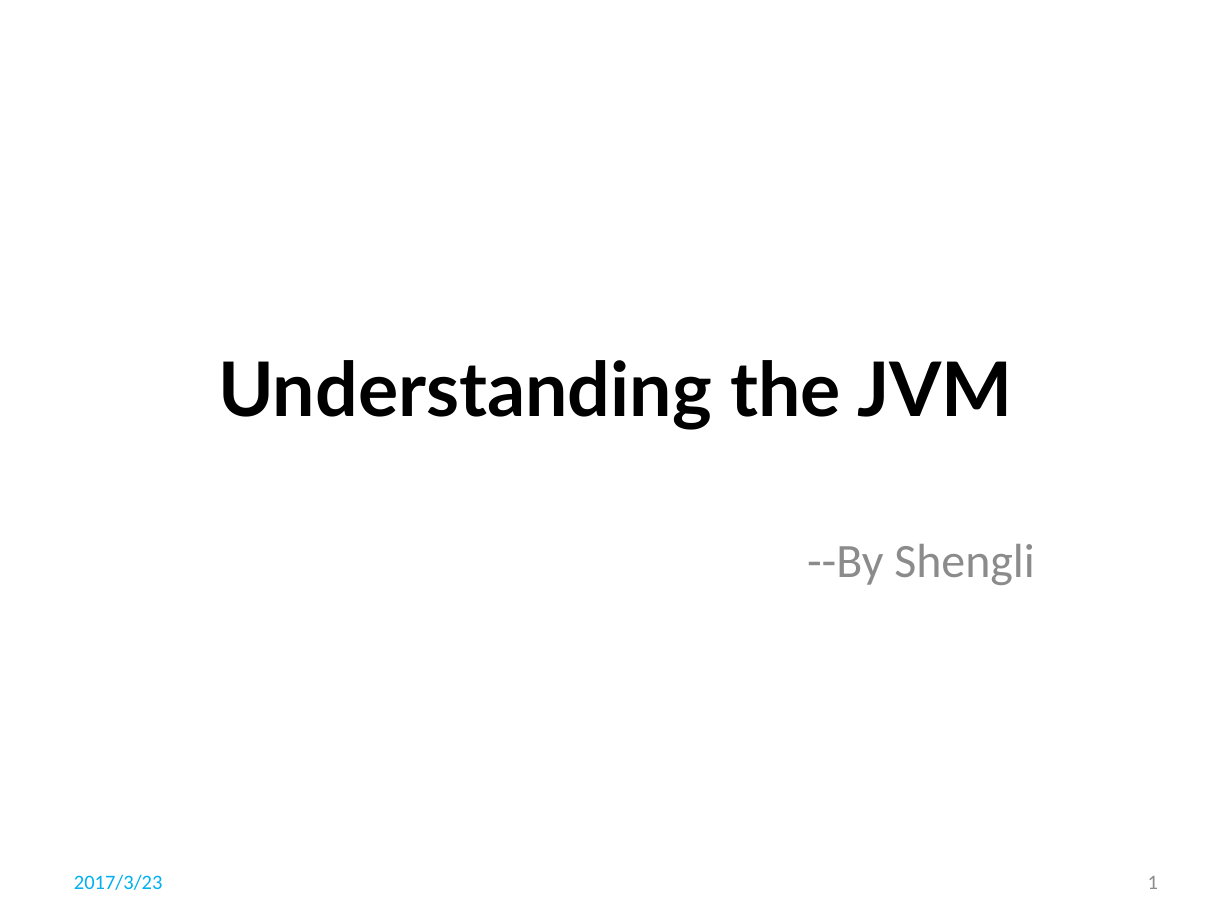
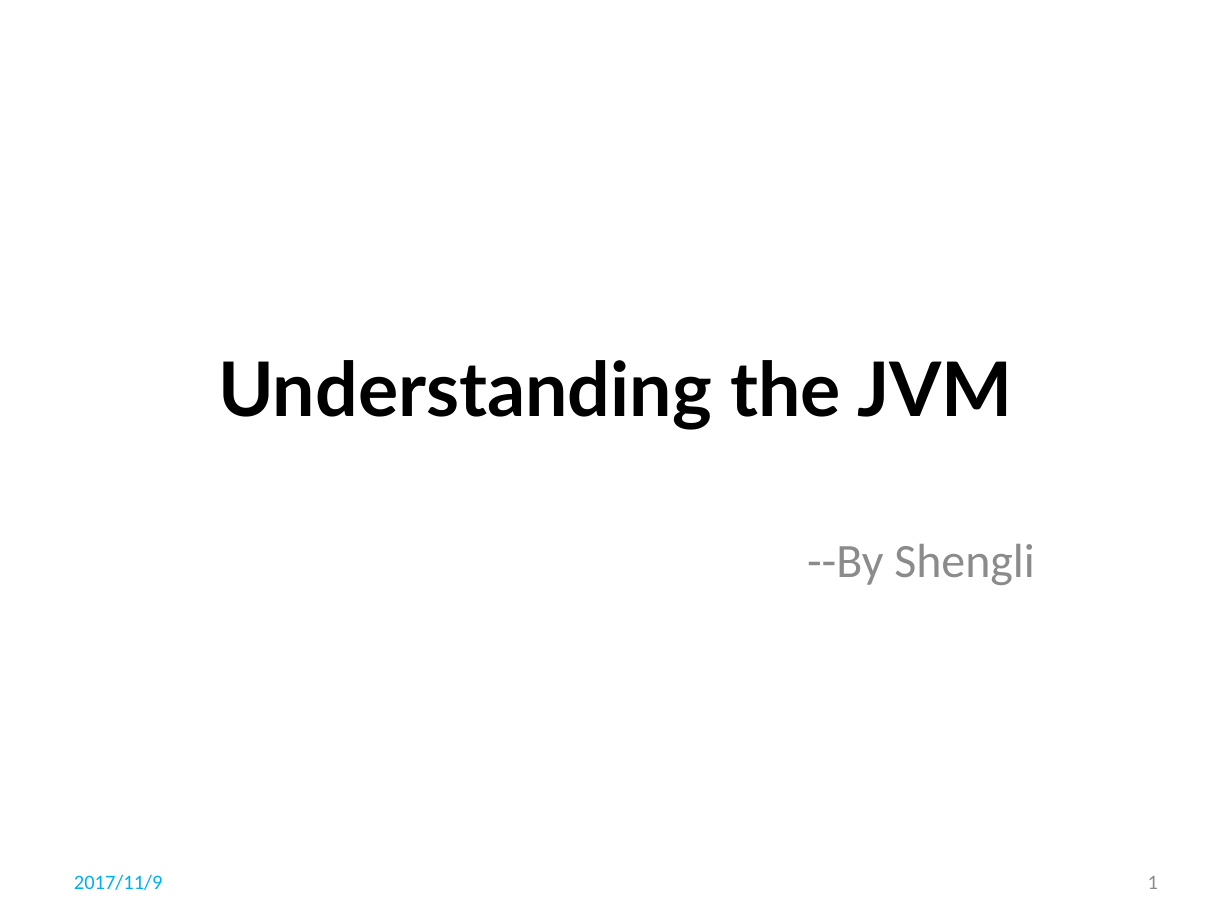
Before and after one commit to li-shengli/selfstudy, a slide deck: slide 1 of PPT/Understanding the JVM.pptx. Drawn at 1232x924 pixels with LibreOffice and Linux fonts; fonts in the diff are those of the drawing; background and template pictures are left out. Boxes give left, top, right and bottom in pixels: in the first picture for what was removed or moved away, otherwise in the second. Text is boxed around its words. In the diff, an @@ line names an element or a change of style, - is before the commit and + after.

```diff
--- a/PPT/Understanding the JVM.pptx
+++ b/PPT/Understanding the JVM.pptx
@@ text at (x1=74, y1=874, x2=163, y2=890): text changed @@
-2017/3/23
+2017/11/9
```
Also in this commit, not shown: 86 slides added, 4 slides removed, 10 other files.
